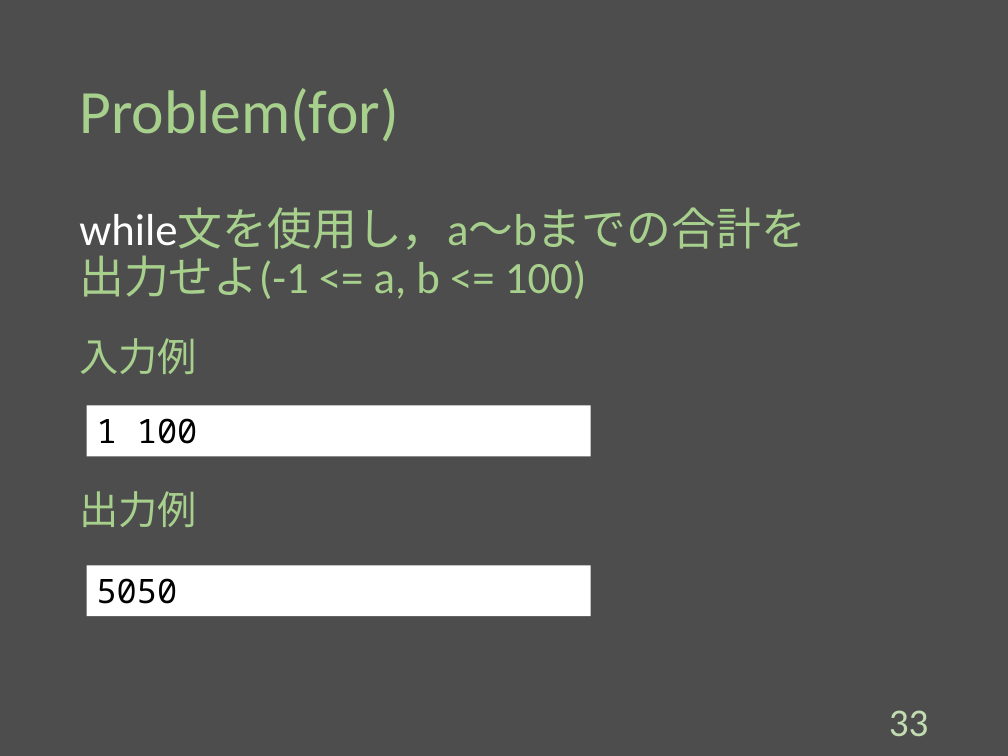
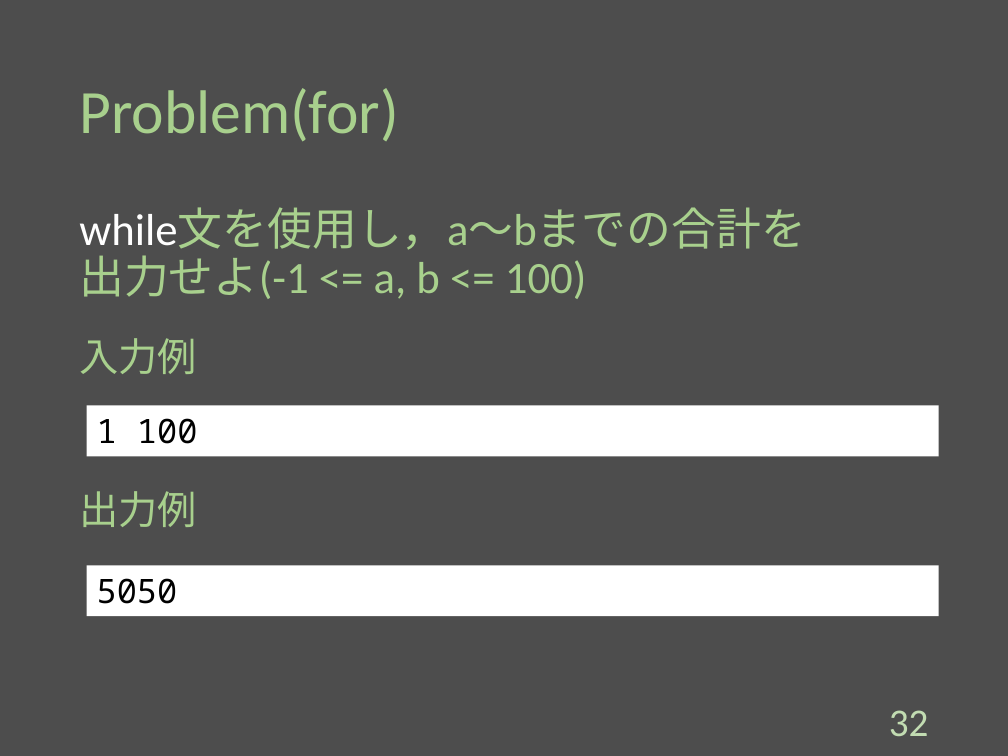
Before and after one commit to Melbeck777/program_seminar, a slide deck: slide 33 of ProgramSlide.pptx (slide 34 before the commit). Drawn at 1008x756 pixels with LibreOffice and Linux fonts; fonts in the diff are those of the drawing. Boxes give left, top, right and bottom in pixels: in the first picture for what was removed or moved away, otherwise in the second. Text is boxed around its words. In the diff, an @@ line names an element or a change of style, - is before the commit and + after.

```diff
--- a/ProgramSlide.pptx
+++ b/ProgramSlide.pptx
@@ rectangle "1 100": place and size @@
-rectangle "1 100" at (87, 405, 591, 456)
+rectangle "1 100" at (87, 405, 938, 456)
@@ rectangle "5050": place and size @@
-rectangle "5050" at (87, 565, 591, 616)
+rectangle "5050" at (87, 565, 938, 616)
@@ page number at (889, 710, 929, 736): text changed @@
-33
+32
```
Also in this commit, not shown: 15 other slides changed, 1 slide removed.
